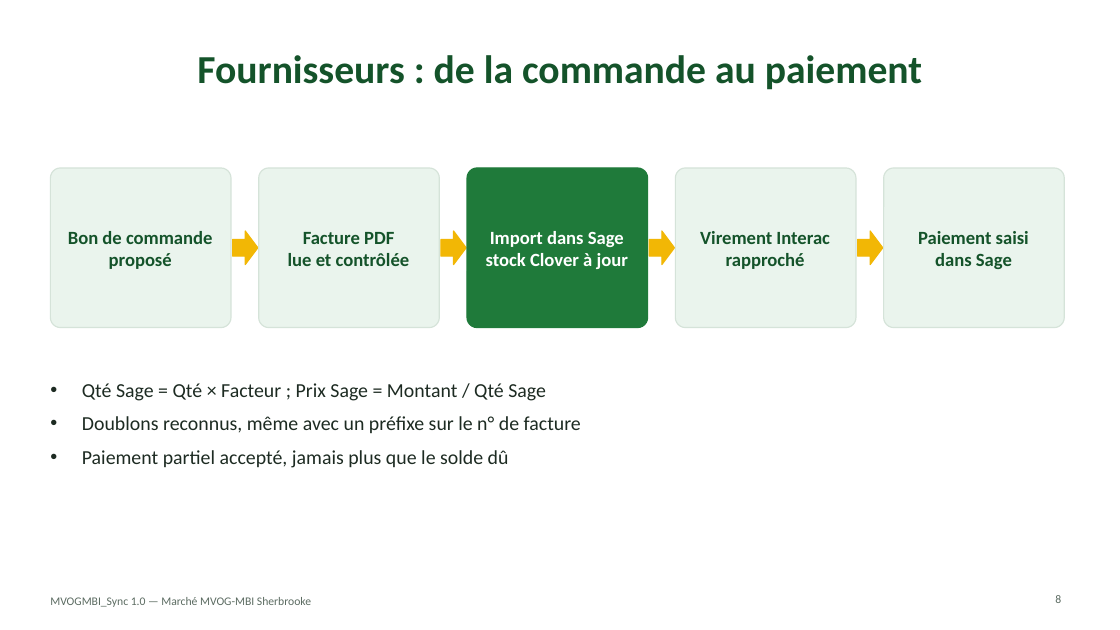
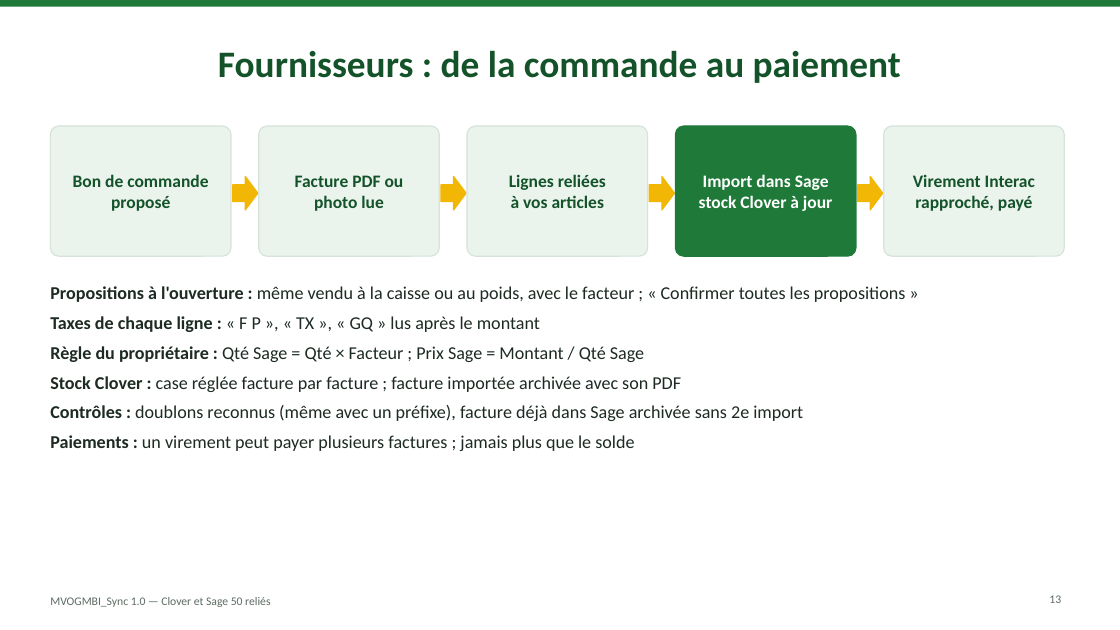
Before and after one commit to mteingueng-dot/MVOGMBI_Sync_2026.1, a slide deck: slide 13 of documentation/Presentation_MVOGMBI_Sync.pptx (slide 8 before the commit). Drawn at 1120x630 pixels with LibreOffice and Linux fonts; fonts in the diff are those of the drawing. Boxes give left, top, right and bottom in pixels: in the first picture for what was removed or moved away, otherwise in the second. Text is boxed around its words. In the diff, an @@ line names an element or a change of style, - is before the commit and + after.

```diff
--- a/documentation/Presentation_MVOGMBI_Sync.pptx
+++ b/documentation/Presentation_MVOGMBI_Sync.pptx
@@ rectangle added at <box>0,0,1120,7</box>, fill #1F7A3A @@
@@ title "Fournisseurs : de la commande ..." at <box>218,50,901,83</box>: size 34 to 32 pt @@
@@ rounded rectangle: place and size @@
-rounded rectangle at <box>50,168,231,328</box>
+rounded rectangle at <box>50,126,231,256</box>
@@ text "Bon de commande": place and size @@
-text "Bon de commande" at <box>68,231,213,269</box>
+text "Bon de commande" at <box>73,174,208,211</box>
@@ text "Bon de commande" at <box>73,174,208,211</box>: size 16 to 15 pt @@
@@ rounded rectangle: place and size @@
-rounded rectangle at <box>259,168,439,328</box>
+rounded rectangle at <box>259,126,439,256</box>
@@ rounded rectangle: place and size @@
-rounded rectangle at <box>467,168,648,328</box>
+rounded rectangle at <box>467,126,648,256</box>
@@ rounded rectangle at <box>467,126,648,256</box>: fill #1F7A3A to #EAF4ED; outline #1F7A3A 1 pt to #D5E3D9 1 pt; proportions changed @@
@@ rounded rectangle: place and size @@
-rounded rectangle at <box>676,168,856,328</box>
+rounded rectangle at <box>676,126,856,256</box>
@@ rounded rectangle at <box>676,126,856,256</box>: fill #EAF4ED to #1F7A3A; outline #D5E3D9 1 pt to #1F7A3A 1 pt; proportions changed @@
@@ text "Import dans Sage" at <box>699,174,832,211</box>: size 16 to 15 pt @@
@@ text "Import dans Sage": place and size @@
-text "Import dans Sage" at <box>486,231,628,269</box>
+text "Import dans Sage" at <box>699,174,832,211</box>
@@ proportions changed in 3 elements at <box>50,126,231,256</box>, <box>259,126,439,256</box>, <box>884,126,1065,256</box> @@
@@ rounded rectangle: place and size @@
-rounded rectangle at <box>884,168,1065,328</box>
+rounded rectangle at <box>884,126,1065,256</box>
@@ text "Virement Interac": place and size @@
-text "Virement Interac" at <box>700,231,830,269</box>
+text "Virement Interac" at <box>913,175,1035,211</box>
@@ text at <box>295,175,404,211</box>: text changed; size 16 to 15 pt @@
-Facture PDF
-lue et contrôlée
+Facture PDF ou
+photo lue
@@ text added at <box>509,174,606,208</box>, 15 pt, text #14532A, bold @@
+Lignes reliées
+à vos articles
@@ 4 right arrows: place and size @@
-4 right arrows at <box>233,231,883,265</box>
+4 right arrows at <box>233,176,883,210</box>
@@ text at <box>913,175,1035,187</box>: size 16 to 15 pt in "Virement Interac" @@
@@ text at <box>915,195,1033,211</box>: text changed; size 16 to 15 pt @@
-rapproché
+rapproché, payé
@@ text removed at <box>918,231,1029,269</box> @@
-Paiement saisi
-dans Sage
@@ text at <box>50,286,905,451</box>: text changed; size 17 to 15.5 pt @@
-• Qté Sage = Qté × Facteur ; Prix Sage = Montant / Qté Sage
-• Doublons reconnus, même avec un préfixe sur le n° de facture
-• Paiement partiel accepté, jamais plus que le solde dû
+• Propositions à l'ouverture : même vendu à la caisse ou au poids, avec le facteur ; « Confirmer toutes les propositions »
+• Taxes de chaque ligne : « F P », « TX », « GQ » lus après le montant
+• Règle du propriétaire : Qté Sage = Qté × Facteur ; Prix Sage = Montant / Qté Sage
+• Stock Clover : case réglée facture par facture ; facture importée archivée avec son PDF
+• Contrôles : doublons reconnus (même avec un préfixe), facture déjà dans Sage archivée sans 2e import
+• Paiements : un virement peut payer plusieurs factures ; jamais plus que le solde
@@ text at <box>50,597,270,607</box>: text changed @@
-MVOGMBI_Sync 1.0 — Marché MVOG-MBI Sherbrooke
+MVOGMBI_Sync 1.0 — Clover et Sage 50 reliés
@@ page number at <box>1049,595,1061,603</box>: text changed @@
-8
+13
```
Also in this commit, not shown: 9 other slides changed, 20 slides added, 3 slides removed, 32 other files.
